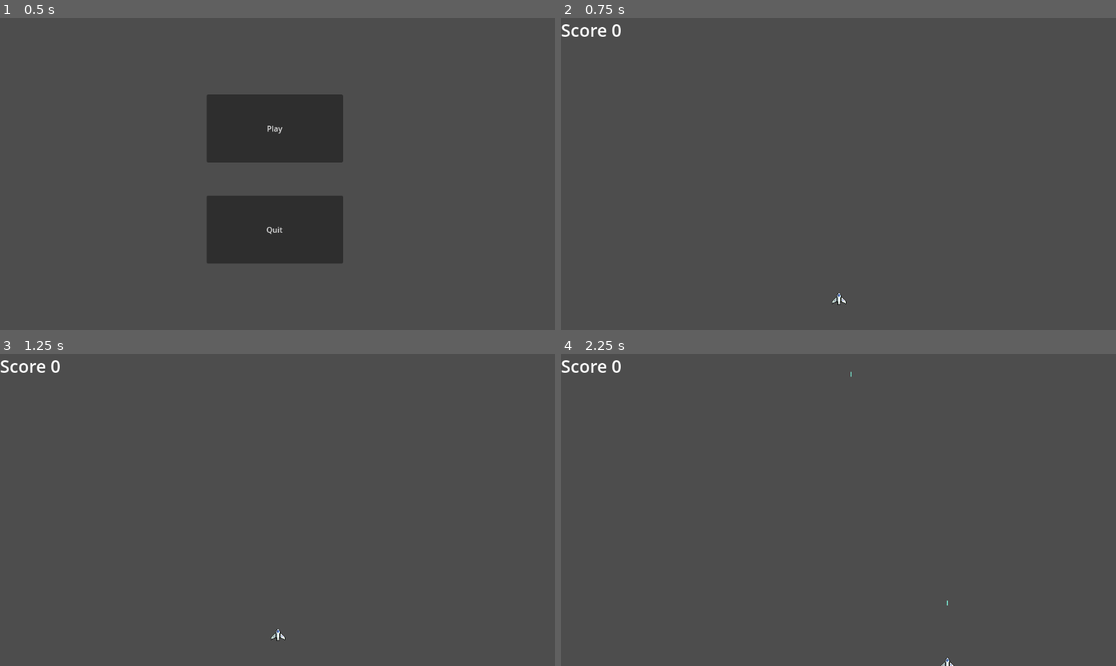
Above: before the commit, frames 1-4 (two rows, left to right).
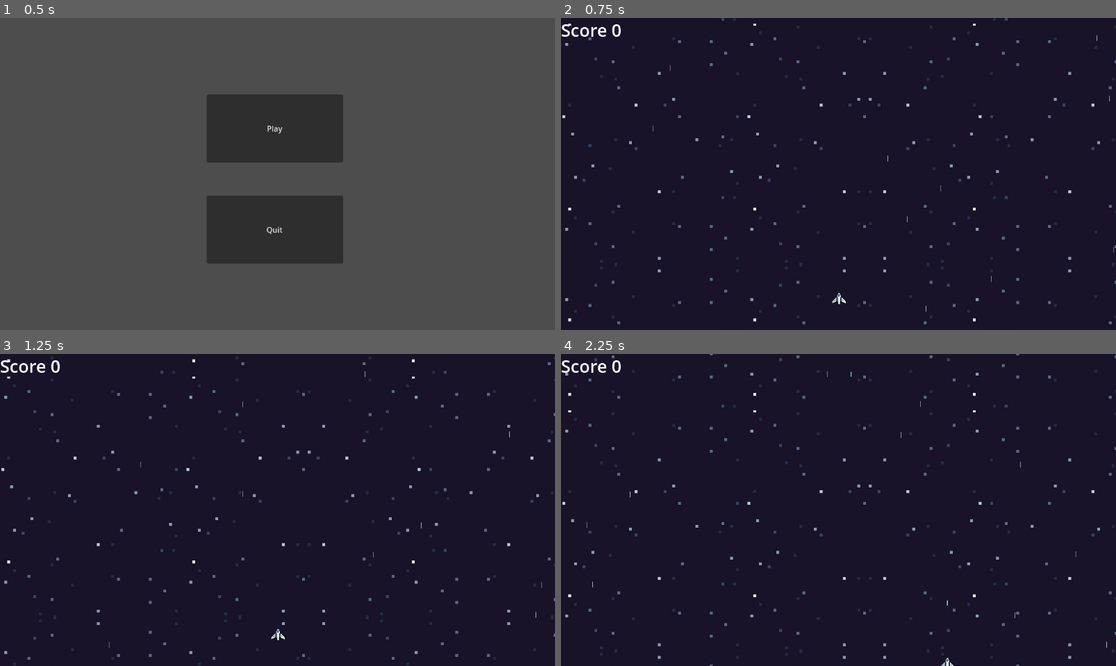
Above: after the commit, the same moments.

Repository: tomesfilip/SpaceJunkCleanup
Game: Godot game, scene res://scenes/main.tscn
Two runs of this game, one before a commit and one after it. Both use one fixed random seed, a clock stepped at 60 frames per second and the inputs below.
Inputs:
- Up to frame 1 (0.5 s): no input
- Up to frame 2 (0.75 s): click "Play" at 0.5 s
- Up to frame 3 (1.25 s): no input
- Up to frame 4 (2.25 s): hold Right (move_right) 1.28-2.03 s; tap Space (shoot) at 1.35, 2.1 s; hold Down (move_down) from 2.03 s (still down)

Frame 1 is identical in both runs. In frame 2, 100% of the frame differs, in the area x 0-100%, y 0-100%; in frame 3, 100%; in frame 4, 100%.

Commit message:
parallax effects, stars

Diff:
--- a/scenes/space.tscn
+++ b/scenes/space.tscn
@@ -6,7 +6,19 @@
 [ext_resource type="PackedScene" uid="uid://bbo74vm05gd1t" path="res://scenes/space_junk.tscn" id="4_jqrsb"]
 [ext_resource type="PackedScene" uid="uid://db1lwau7pnvq6" path="res://scenes/space_junk_1.tscn" id="5_1oaeq"]
 [ext_resource type="PackedScene" uid="uid://bc5bdluir5vuq" path="res://scenes/hud.tscn" id="5_bgsbf"]
+[ext_resource type="Texture2D" uid="uid://dvp3ulsqdn1gl" path="res://assets/bg-space.jpg" id="5_wj8x6"]
 [ext_resource type="PackedScene" uid="uid://b1y1ulrs6hqnt" path="res://scenes/game_over_screen.tscn" id="6_ohw6g"]
+[ext_resource type="Texture2D" uid="uid://d4gxe4g183igs" path="res://assets/star.png" id="9_dnkm4"]
+
+[sub_resource type="ParticleProcessMaterial" id="ParticleProcessMaterial_bxg8a"]
+particle_flag_disable_z = true
+emission_shape = 3
+emission_box_extents = Vector3(576, 1, 1)
+direction = Vector3(0, -1, 0)
+spread = 0.0
+initial_velocity_min = -1000.0
+initial_velocity_max = -1000.0
+gravity = Vector3(0, 0, 0)
 
 [node name="Space" type="Node2D"]
 script = ExtResource("1_wldxv")
@@ -19,6 +31,18 @@
 
 [node name="GameOverScreen" parent="UILayer" instance=ExtResource("6_ohw6g")]
 visible = false
+
+[node name="ParallaxBackground" type="ParallaxBackground" parent="."]
+
+[node name="ParallaxLayer" type="ParallaxLayer" parent="ParallaxBackground"]
+motion_mirroring = Vector2(0, 648)
+
+[node name="SpaceBackground" type="Sprite2D" parent="ParallaxBackground/ParallaxLayer"]
+texture_repeat = 3
+texture = ExtResource("5_wj8x6")
+centered = false
+region_enabled = true
+region_rect = Rect2(0, 0, 1152, 648)
 
 [node name="AsteroidSpawnTimer" type="Timer" parent="."]
 wait_time = 3.0
@@ -41,5 +65,13 @@
 
 [node name="SpaceJunkContainer" type="Node2D" parent="."]
 
+[node name="StarParticleEffect" type="GPUParticles2D" parent="."]
+position = Vector2(576, -50)
+amount = 20
+process_material = SubResource("ParticleProcessMaterial_bxg8a")
+texture = ExtResource("9_dnkm4")
+lifetime = 1.25
+preprocess = 5.0
+
 [connection signal="timeout" from="AsteroidSpawnTimer" to="." method="_on_asteroid_spawn_timer_timeout"]
 [connection signal="timeout" from="SpaceJunkSpawnTimer" to="." method="_on_space_junk_spawn_timer_timeout"]
--- a/scripts/laser.gd
+++ b/scripts/laser.gd
@@ -13,7 +13,7 @@
 
 
 # Called every frame. 'delta' is the elapsed time since the previous frame.
-func _process(delta):
+func _process(_delta):
 	pass
 
 
--- a/scripts/player.gd
+++ b/scripts/player.gd
@@ -9,11 +9,11 @@
 
 var laser_scene = preload("res://scenes/laser.tscn")
 
-func _process(delta):
+func _process(_delta):
 	if Input.is_action_just_pressed("shoot"):
 		shoot()
 
-func _physics_process(delta):
+func _physics_process(_delta):
 	var direction = Vector2(Input.get_axis("move_left", "move_right"),
 							Input.get_axis("move_up", "move_down"))
 
--- a/scripts/space.gd
+++ b/scripts/space.gd
@@ -11,6 +11,7 @@
 @onready var game_over_screen = $UILayer/GameOverScreen
 @onready var asteroid_spawn_timer = $AsteroidSpawnTimer
 @onready var space_junk_spawn_timer = $SpaceJunkSpawnTimer
+@onready var parallax_background = $ParallaxBackground
 
 var player = null
 var score := 0:
@@ -18,6 +19,7 @@
 		score = value
 		hud.score = score
 var high_score := 0
+var scroll_speed = 70
 
 func _ready():
 	var save_file = FileAccess.open("user://save.data", FileAccess.READ)
@@ -47,6 +49,11 @@
 		asteroid_spawn_timer.wait_time -= delta * 0.02
 	if space_junk_spawn_timer.wait_time > 0.15:
 		space_junk_spawn_timer.wait_time -= delta * 0.04
+
+	parallax_background.scroll_offset.y += delta * scroll_speed
+
+	if parallax_background.scroll_offset.y >= 648:
+		parallax_background.scroll_offset.y = 0
 
 
 func _on_player_laser_shot(laser_scene, location):
Binary file added: assets/star.png
Not shown, added: assets/star.png.import
Not shown: 1 places in scenes/space.tscn that only renumber resources
